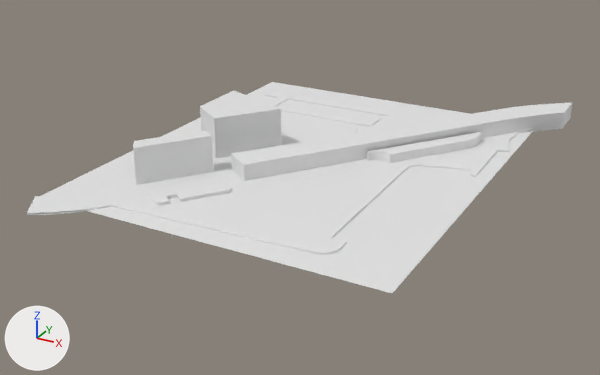
The OBJ model NorfolkVizApp/depends/models/environment.obj: old version first, new version second.
Both versions are drawn from a 50 mm camera at (6880.0, -17304.0, 6821.0) aimed at (-948.0, -3072.0, -295.0). Every picture has the same lights, and +X, +Y and +Z are marked at lower left. Where no turn or scale is listed for an object, it has been applied to the vertices.

The scene before the commit, as lines of its bpy script (objects in view):
```python
me_environment = bpy.data.meshes.new('environment')
me_environment.from_pydata(...)  # 13714 vertices, 26403 faces; spans x -4514.0..3382.0, y -7661.0..2669.0, z -316.0..1193.0
ob_environment = bpy.data.objects.new('environment', me_environment)
ob_environment.location = (0.0, 0.0, 0.0)
```
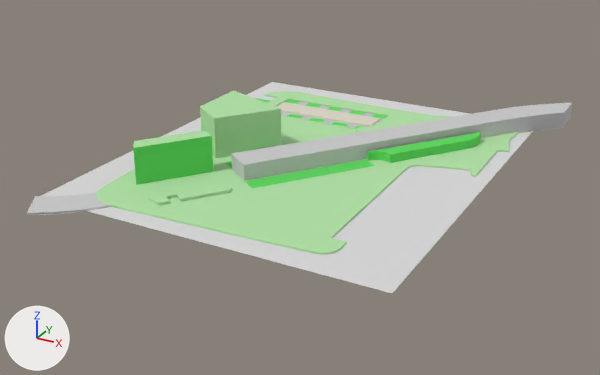
Where the change shows, as pixel boxes [x1, y1, x2, y2] in the pictures (600 x 375 px):
part 1 of me_environment, recoloured
    both: [41, 82, 470, 196]
part 2 of me_environment, recoloured
    both: [52, 131, 533, 293]
part 3 of me_environment, recoloured (white to green)
    both: [96, 90, 530, 255]
part 4 of me_environment, recoloured (white to grey)
    both: [27, 102, 573, 266]
part 5 of me_environment, recoloured (white to green)
    both: [97, 98, 481, 208]
part 6 of me_environment, recoloured
    both: [276, 102, 381, 126]

Patch to the scene script:
```diff
--- a/NorfolkVizApp/depends/models/environment.obj.py
+++ b/NorfolkVizApp/depends/models/environment.obj.py
@@ img_map__2_noise_tga @@
+img_map__2_noise_tga = load_image('Map__2_Noise.tga', 'Map__2_Noise.tga', 512, 512, 'sRGB')
@@ img_map__34726_speckle_tga @@
+img_map__34726_speckle_tga = load_image('Map__34726_Speckle.tga', 'Map__34726_Speckle.tga', 512, 512, 'sRGB')
@@ mat_ashpalt @@
+mat_ashpalt = principled_material('ashpalt')
+mat_ashpalt.base_color = (0.698, 0.698, 0.698)  # light grey #dadada
+mat_ashpalt.roughness = 1.0
@@ mat_wire_027177027 @@
+mat_wire_027177027 = principled_material('wire_027177027')
+mat_wire_027177027.base_color = (0.106, 0.694, 0.106)  # green #5cd95c
+mat_wire_027177027.roughness = 0.821
@@ mat_greenstuff @@
+mat_greenstuff = principled_material('GreenStuff')
+mat_greenstuff.base_color = (0.443, 0.761, 0.38)  # green #b2e2a6
+mat_greenstuff.roughness = 0.9
@@ mat_canopy @@
+mat_canopy = principled_material('Canopy')
+mat_canopy.base_color = (0.0196, 0.439, 0.0)  # green #26b100
+mat_canopy.roughness = 0.842
+mat_canopy.alpha = 0.5
@@ mat_trunk @@
+mat_trunk = bpy.data.materials.new('Trunk')
+# colours: brown #8f6c1c
+# uses the picture img_map__2_noise_tga
@@ mat_material__37 @@
+mat_material__37 = bpy.data.materials.new('Material__37')
+# colours: light grey #e2dcca
+# uses the picture img_map__34726_speckle_tga
@@ mat_05___default @@
+mat_05___default = principled_material('05___Default')
+mat_05___default.base_color = (0.588, 0.588, 0.588)  # light grey #cacaca
+mat_05___default.roughness = 0.9
@@ me_environment @@
 me_environment.from_pydata(...)  # 13714 vertices, 26403 faces; spans x -4514.0..3382.0, y -7661.0..2669.0, z -316.0..1193.0
 # used by ob_environment; location = (0.0, 0.0, 0.0)
+# me_environment part 1: 1 of the faces centred in x -2056.0, y -1146.0, z 264.0 switch from no material to mat_ashpalt (light grey #dadada)
+# me_environment part 2: 1 of the faces centred in x 387.0, y -4089.0, z 264.0 switch from no material to mat_ashpalt (light grey #dadada)
+# me_environment part 3: 1828 of the faces centred in x -4022.0..2771.0, y -6672.0..1235.0, z 223.0..1193.0 switch from no material to mat_greenstuff (green #b2e2a6)
+# me_environment part 4: 3690 of the faces centred in x -4495.0..3381.0, y -7652.0..2643.0, z -177.0..649.0 switch from no material to mat_05___default (light grey #cacaca)
+# me_environment part 5: 14474 of the faces centred in x -4050.0..2014.0, y -6668.0..601.0, z -166.0..1077.0 switch from no material to mat_wire_027177027 (green #5cd95c)
+# me_environment part 6: 36 of the faces centred in x -3253.0..-582.0, y -315.0..297.0, z 256.0..301.0 switch from no material to mat_material__37
+me_environment.materials.append(mat_canopy)  # green #26b100
+me_environment.materials.append(mat_trunk)
```
